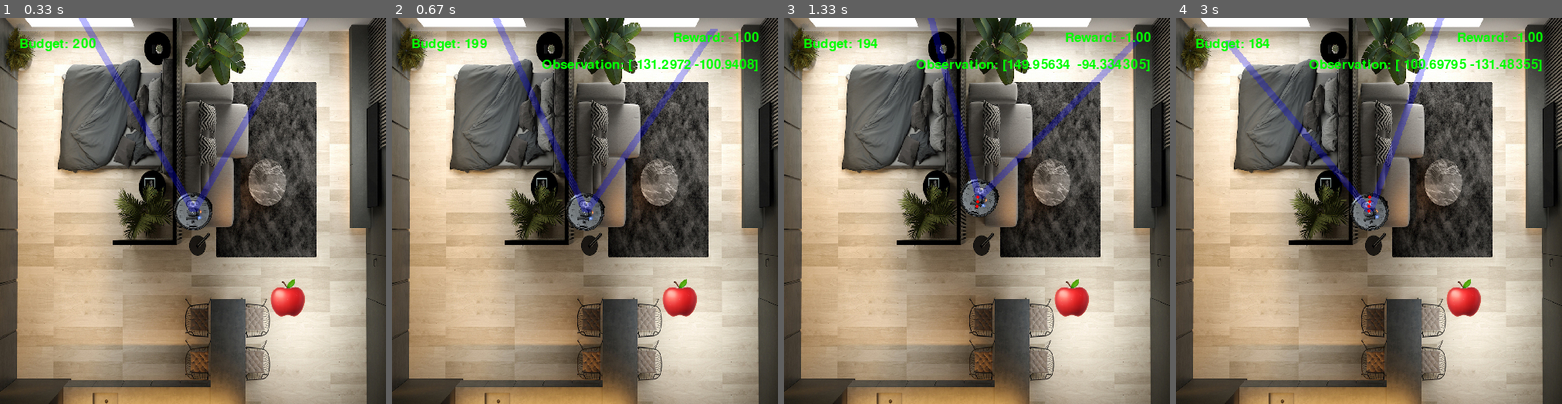
Above: before the commit, frames 1-4 (left to right).
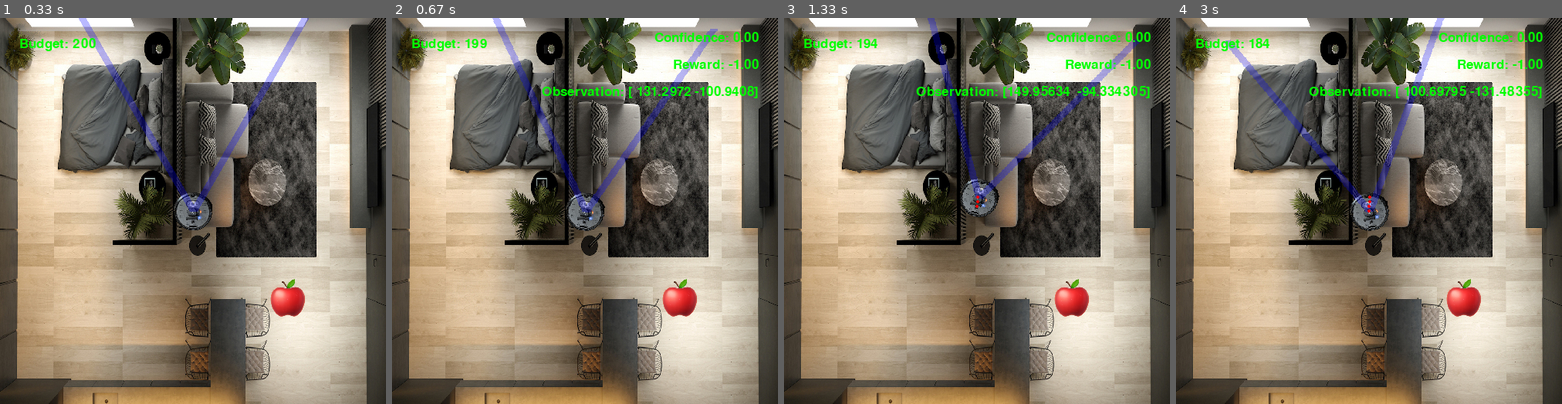
Above: after the commit, the same moments.

Repository: Anwealso/ReLOaD
Game: pygame game, started from reload/simplesim/env_gym.py
Two runs of this game, one before a commit and one after it. Both use one fixed random seed, a clock stepped at 60 frames per second and the inputs below.
Inputs:
- Up to frame 1 (0.33 s): no input
- Up to frame 2 (0.67 s): hold Right from 0.33 s (still down)
- Up to frame 3 (1.33 s): release Right at 0.8 s; hold Up 0.83-1.13 s; tap Space at 0.9, 1.23 s; hold Right from 1.17 s (still down)
- Up to frame 4 (3 s): release Right at 1.63 s; hold Left 1.67-2.2 s; tap Space at 1.73, 2.3, 2.75 s; hold Down 2.23-2.65 s; hold Left from 2.68 s (still down)

Frame 1 is identical in both runs. In frame 2, 1.7% of the frame differs, in the area x 38-95%, y 3-21%; in frame 3, 1.9%, in the area x 34-95%, y 3-21%; in frame 4, 1.9%.

Commit message:
Crazy entropy based reward function that doesnt quite work

Diff:
--- a/reload/simplesim/env.py
+++ b/reload/simplesim/env.py
@@ -345,7 +345,9 @@
         ) / (self.count + 1)
 
         # Add the current timestep confidences to the comprehensive all timesteps list
-        np.append(self.confidences, self.current_confidences, axis=1)
+        self.confidences = np.append(self.confidences, self.current_confidences, axis=1)
+        # print(f"############# DETECTING TARGETS: self.confidences={self.current_confidences}")
+        # print(f"############# DETECTING TARGETS: self.confidences={self.confidences}")
 
     def set_scoreboard(self, scoreboard_items):
         self.scoreboard_items = scoreboard_items
--- a/reload/simplesim/env_gym.py
+++ b/reload/simplesim/env_gym.py
@@ -1,5 +1,6 @@
 # Library Imports
 from env import SimpleSim
+
 # from env import SimpleSim
 import math
 import numpy as np
@@ -9,17 +10,18 @@
 
 
 class SimpleSimGym(gym.Env):
-
     metadata = {"render_modes": ["human", "rgb_array"], "render_fps": 30}
 
-    def __init__(self, starting_budget=2000, num_targets=8, player_fov=60, render_mode=None):
+    def __init__(
+        self, starting_budget=2000, num_targets=8, player_fov=60, render_mode=None
+    ):
         """
         Description,
             Initializes the openai-gym environment with it's features.
         """
 
         self.step_cost = 1
-        self.action_cost = 0 # was 1
+        self.action_cost = 0  # was 1
         self.goal_reached_cutoff = 0.9
 
         # Init. Renders
@@ -28,7 +30,11 @@
 
         # Internal State:
         self.game = SimpleSim(
-            starting_budget, num_targets, player_fov, render_mode=render_mode, render_fps=self.metadata["render_fps"]
+            starting_budget,
+            num_targets,
+            player_fov,
+            render_mode=render_mode,
+            render_fps=self.metadata["render_fps"],
         )
 
         # Actions: 0, 1, 2, 3 for do nothing, R, F, L
@@ -49,29 +55,30 @@
                 #     np.array([359]).astype(np.float32),
                 # ), # agent angle
                 "targets": spaces.Box(
-                    low=-self.game.window_size, high=self.game.window_size, shape=(2, num_targets), dtype=np.float32
-                ), # target relative positions (x,y)
+                    low=-self.game.window_size,
+                    high=self.game.window_size,
+                    shape=(2, num_targets),
+                    dtype=np.float32,
+                ),  # target relative positions (x,y)
                 # "current_conf": spaces.Box(
                 #     low=0, high=1, shape=(num_targets, 1), dtype=np.float32
                 # ), # confidences on each object
             }
         )
-        self.observation_space = spaces.utils.flatten_space(self.observation_space_unflattened)
-
-
-        """
-        If human-rendering is used, `self.window` will be a reference
-        to the window that we draw to. `self.clock` will be a clock that is used
-        to ensure that the environment is rendered at the correct framerate in
-        human-mode. They will remain `None` until human-mode is used for the
-        first time.
-        """
+        self.observation_space = spaces.utils.flatten_space(
+            self.observation_space_unflattened
+        )
+
+        self.entropy = np.zeros((self.game.num_targets, 1), dtype=np.float32)
+
         self.window = None
         self.clock = None
 
     def _get_obs(self):
         # Target relative positions (dx,dy)
-        target_rel_positions = np.zeros(shape=(2, len(self.game.targets)), dtype=np.float32)
+        target_rel_positions = np.zeros(
+            shape=(2, len(self.game.targets)), dtype=np.float32
+        )
         for i, target in enumerate(self.game.targets):
             target_x_cart = target.x
             target_y_cart = self.game.window_size - target.y
@@ -80,7 +87,7 @@
 
             dx = target_x_cart - robot_x_cart
             dy = target_y_cart - robot_y_cart
-            (dx, dy) = self.world_to_body_frame(dx, dy) # convert to body frame
+            (dx, dy) = self.world_to_body_frame(dx, dy)  # convert to body frame
             target_rel_positions[0][i] = dx
             target_rel_positions[1][i] = dy
 
@@ -92,7 +99,9 @@
         # conf = self.game.current_confidences
 
         # observation =  spaces.utils.flatten(self.observation_space_unflattened, {"agent": agent, "targets": target_rel_positions})
-        observation =  spaces.utils.flatten(self.observation_space_unflattened, {"targets": target_rel_positions})
+        observation = spaces.utils.flatten(
+            self.observation_space_unflattened, {"targets": target_rel_positions}
+        )
         return observation
 
     def _get_reward(self, action):
@@ -108,7 +117,7 @@
         moving && !goal < !moving && !goal < !moving && goal < !moving && goal
 
         But to improve trining exploraiton we want:
-        !moving && !goal < moving && !goal < !moving && goal < !moving && goal
+        !moving && !goal <= moving && !goal < !moving && goal < !moving && goal
         """
         reward = 0
 
@@ -120,17 +129,127 @@
         # if action != 0:
         #     reward -= self.action_cost
 
-        # Apply reward if goal reached
-        closeness = self.get_closeness(self.game.robot, self.game.targets[0])
-        if closeness > self.goal_reached_cutoff:
-            # Give less reward if we moved
-            if action != 0:
-                reward += self.get_goal_reward() / 2
-            else:
-                # reward += 1000
-                reward += self.get_goal_reward()
+        # # Apply reward if goal reached
+        # closeness = self.get_closeness(self.game.robot, self.game.targets[0])
+        # if closeness > self.goal_reached_cutoff:
+        #     # Give less reward if we moved
+        #     if action != 0:
+        #         reward += self.get_goal_reward() / 2
+        #     else:
+        #         # reward += 1000
+        #         reward += self.get_goal_reward() * self.game.current_confidences[0][0]
+
+        # Apply reward based on confidence
+        reward += self.get_entropy_reward()
 
         return reward
+
+    def get_entropy_reward(self):
+        """
+        An entropy / information gain based reward feedback for the agent.
+        Essentially we want to implement an exploit vs explore (epsilon greedy
+        type) tradeoff into the reward mechanism by giving the the agent:
+        - High reward for looking at an object that it has surveyed relativel
+          little
+        - But then decreasing that reward over time as the agent observes the
+          object more and more.
+
+        Each object in view will have a relevant reward calculated for it,
+        based upon its information gain.
+
+        The total reward will then be a sum of the reward of each object in
+        view (objects out of view contribute zero reward).
+
+        TODO: Convert this to numpy matrix operations so its not so slow
+        """
+        entropy_reward = 0
+
+        # Get the entropy of an object's identification
+        # entropy = expected value of the suprise
+        #         = the sum of the confidences across all observation events (i.e. times we can see the obj)
+        # (num_targets, num_timesteps) = np.shape(self.game.confidences)
+
+        # for target_index in num_targets:
+
+        #     for timestep_index in num_timesteps:
+        #         id_prob = self.game.confidences[target_index][timestep_index]
+        #         target_entropy += id_prob * math.log(id_prob)
+        print(f"self.game.confidences: {self.game.confidences}")
+
+        # Num observations:
+        num_observations = np.count_nonzero(self.game.confidences, axis=1)
+        print(f"num_observations: {num_observations}")
+
+        # Get the experimental probability of each event:
+        occurrence_prob = self.game.confidences
+        # occurrence_prob = np.divide(self.game.confidences, num_observations)
+        # print(f"probability: {occurrence_prob}")
+
+        reciprocal_positive = np.reciprocal(
+            self.game.confidences, where=(self.game.confidences > 0)
+        )
+        print(f"reciprocal_positive: {reciprocal_positive}")
+        suprises_positive = np.log2(
+            reciprocal_positive,
+            where=(self.game.confidences > 0),
+        )
+
+        conjugate_negative = 1 - self.game.confidences
+        # print(f"conjugate_negative: {conjugate_negative}")
+        reciprocal_negative = np.reciprocal(
+            conjugate_negative
+        )
+        # print(f"reciprocal_negative: {reciprocal_negative}")
+        suprises_negative = np.log2(
+            reciprocal_negative,
+            where=(reciprocal_negative > 0),
+        )
+        print(f"suprises_positive: {suprises_positive}")
+        print(f"suprises_negative: {suprises_negative}")
+
+        entropy_positive = np.multiply(occurrence_prob, suprises_positive)
+        entropy_negative = np.multiply(1 - occurrence_prob, suprises_negative)
+        # print(f"entropy_positive: {entropy_positive}")
+        # print(f"entropy_negative: {entropy_negative}")
+
+        # new_entropy = np.divide(
+        #     np.sum(
+        #         entropy_positive + entropy_negative,
+        #         axis=1,
+        #     ),
+        #     num_observations,
+        #     where=(num_observations > 0)
+        # )
+        new_entropy = np.sum(
+            entropy_positive + entropy_negative,
+            axis=1,
+        )
+        # So far we have used zeros as the placeholder values for cases where
+        # the argets arenot observed / are out of sight / no observations have
+        # occurred so far. However we now need ot correct the entropy for these
+        # cases where no data has been gathered on the target so far.
+        # For those targets with entropy of zero (no results collected case),
+        # instead we will set their entropy to be 1 - since really in this
+        # no-knowledge case the system should have maximum entropy
+        new_entropy[new_entropy == 0] = 1
+        # print(f"prev_entropy: {self.entropy}")
+        print(f"new_entropy: {new_entropy}")
+
+        entropy_reward = 0
+        for i, target in enumerate(self.game.targets):
+            if self.game.robot.can_see(target):
+                if self.entropy[i] == 0:
+                    self.entropy[i] = 1
+
+                # Reward = the gain in entropy
+                entropy_reward += self.entropy[i] - new_entropy[i]
+
+        print(f"entropy_reward: {entropy_reward}")
+        print("\n\n")
+
+        self.entropy = new_entropy
+
+        return entropy_reward
 
     def get_goal_reward(self):
         """
@@ -149,7 +268,9 @@
 
         # Goal reward must compensate the agent for the cost to get to the goal
         # plus the step costs across the whole episode.
-        total_goal_reward = self.min_cost_to_goal() + (self.game.starting_budget*self.step_cost)
+        total_goal_reward = self.min_cost_to_goal() + (
+            self.game.starting_budget * self.step_cost
+        )
         # print(f"total_goal_reward: {total_goal_reward}")
 
         # The amount of the reward to give the agent for each step
@@ -159,48 +280,51 @@
 
         return step_goal_reward
 
-    def print_goal_reward(self):
-        """
-        Gets the reward to give to the agent for each step that it remains in
-        the goal area.
-
-        Essentially the best path is if the agent expends min_cost_to_goal cost
-        to get to the coal and then stays within the goal area for the rest of
-        the episode.
-        """
-        # Get the (optimal possible) number of steps that can be spent at the goal
-        steps_at_goal = self.game.starting_budget - self.min_steps_to_goal()
-        print("")
-        print(f"steps_at_goal: {steps_at_goal}")
-
-        # Goal reward must compensate the agent for the cost to get to the goal
-        # plus the step costs across the whole episode.
-        total_goal_reward = self.min_cost_to_goal() + (self.game.starting_budget*self.step_cost)
-        print(f"total_goal_reward: {total_goal_reward}")
-
-        # The amount of the reward to give the agent for each step
-        step_goal_reward = total_goal_reward / steps_at_goal
-        print(f"step_goal_reward: {step_goal_reward}")
-        print("")
-
-        return step_goal_reward
+    # def print_goal_reward(self):
+    #     """
+    #     Gets the reward to give to the agent for each step that it remains in
+    #     the goal area.
+
+    #     Essentially the best path is if the agent expends min_cost_to_goal cost
+    #     to get to the coal and then stays within the goal area for the rest of
+    #     the episode.
+    #     """
+    #     # Get the (optimal possible) number of steps that can be spent at the goal
+    #     steps_at_goal = self.game.starting_budget - self.min_steps_to_goal()
+    #     print("")
+    #     print(f"steps_at_goal: {steps_at_goal}")
+
+    #     # Goal reward must compensate the agent for the cost to get to the goal
+    #     # plus the step costs across the whole episode.
+    #     total_goal_reward = self.min_cost_to_goal() + (self.game.starting_budget*self.step_cost)
+    #     print(f"total_goal_reward: {total_goal_reward}")
+
+    #     # The amount of the reward to give the agent for each step
+    #     step_goal_reward = total_goal_reward / steps_at_goal
+    #     print(f"step_goal_reward: {step_goal_reward}")
+    #     print("")
+
+    #     return step_goal_reward
 
     def get_closeness(self, robot, target):
         """
         Gets the closeness of a target to the robot
         """
-        dS = math.sqrt((target.x - robot.x)**2 + (target.y - robot.y)**2)
-        farness = abs(dS) / math.sqrt(self.game.window_size**2 + self.game.window_size**2) # dS as a fraction of max (scaled from 0 to 1)
-        closeness = 1 - farness # closeness = opposite of farness (scales from 1 to 0)
+        dS = math.sqrt((target.x - robot.x) ** 2 + (target.y - robot.y) ** 2)
+        farness = abs(dS) / math.sqrt(
+            self.game.window_size**2 + self.game.window_size**2
+        )  # dS as a fraction of max (scaled from 0 to 1)
+        closeness = 1 - farness  # closeness = opposite of farness (scales from 1 to 0)
         return closeness
 
-
     def min_steps_to_goal(self):
         """
         Gets the cost of the shortest path to the goal
         """
-        min_farness = 1-self.goal_reached_cutoff
-        buffer_distance = min_farness * math.sqrt(self.game.window_size**2 + self.game.window_size**2)
+        min_farness = 1 - self.goal_reached_cutoff
+        buffer_distance = min_farness * math.sqrt(
+            self.game.window_size**2 + self.game.window_size**2
+        )
 
         # Get cartesian coord distances
         target_x_cart = self.game.targets[0].x
@@ -208,22 +332,30 @@
         robot_starting_x_cart = self.game.robot.starting_x
         robot_starting_y_cart = self.game.window_size - self.game.robot.starting_y
 
-        dy = target_y_cart-robot_starting_y_cart
-        dx = target_x_cart-robot_starting_x_cart
-        dS = math.sqrt((dx)**2 + (dy)**2)
+        dy = target_y_cart - robot_starting_y_cart
+        dx = target_x_cart - robot_starting_x_cart
+        dS = math.sqrt((dx) ** 2 + (dy) ** 2)
         min_dist = dS - buffer_distance
         num_move_actions = math.floor(min_dist / self.game.robot.move_rate)
 
         target_angle = math.degrees(math.atan2(dy, dx))
-        target_angle = 360+target_angle if target_angle<0 else target_angle # correct for ambiguous case
+        target_angle = (
+            360 + target_angle if target_angle < 0 else target_angle
+        )  # correct for ambiguous case
         dtheta = abs(self.game.robot.starting_angle - target_angle)
-        dtheta = dtheta-180 if dtheta>180 else dtheta # correct since we can go clockwise or anti-clockwise
+        dtheta = (
+            dtheta - 180 if dtheta > 180 else dtheta
+        )  # correct since we can go clockwise or anti-clockwise
         # print(f"dtheta1: {dtheta}\r")
         # dtheta = 180-dtheta if dtheta>90 else dtheta # correct since we can also reverse into the target
         # print(f"dtheta2: {dtheta}")
-        num_turn_actions = math.floor(dtheta / self.game.robot.turn_rate) # each turn action is 5deg
-
-        if num_move_actions < 1: # we start inside the object, any movement will cause us to reach goal
+        num_turn_actions = math.floor(
+            dtheta / self.game.robot.turn_rate
+        )  # each turn action is 5deg
+
+        if (
+            num_move_actions < 1
+        ):  # we start inside the object, any movement will cause us to reach goal
             total_num_actions = 1
         else:
             total_num_actions = num_turn_actions + num_move_actions
@@ -240,11 +372,15 @@
         """
         Rotates (no translation) a relative distance vector from world frame into body frame
         """
-        v = np.array([[x],[y]])
+        v = np.array([[x], [y]])
 
         d_theta = -(self.game.robot.angle - 90)
-        rotation_matrix = np.array([[math.cos(math.radians(d_theta)), -math.sin(math.radians(d_theta))],
-                                    [math.sin(math.radians(d_theta)), math.cos(math.radians(d_theta))]])
+        rotation_matrix = np.array(
+            [
+                [math.cos(math.radians(d_theta)), -math.sin(math.radians(d_theta))],
+                [math.sin(math.radians(d_theta)), math.cos(math.radians(d_theta))],
+            ]
+        )
 
         v_prime = np.matmul(rotation_matrix, v)
         x_prime, y_prime = v_prime
@@ -265,22 +401,27 @@
             ([np.bool: ENV]). Terminal condition.
         """
 
-
-        if action is not None: # First step without action, called from reset()
+        if action is not None:  # First step without action, called from reset()
             # Step the game
             self.game.step(action)
 
-            # Show info on scoreboard
-            self.game.set_scoreboard({"Reward": format(self._get_reward(action), ".2f"), "Observation": self._get_obs()})
-
             reward = 0
-            terminated = False # if we reached the goal
-            truncated = False # if the episode was cut off by timeout
+            terminated = False  # if we reached the goal
+            truncated = False  # if the episode was cut off by timeout
             info = {}
 
             # Return reward
             # Mid-episode case
             reward = self._get_reward(action)
+
+            # Show info on scoreboard
+            self.game.set_scoreboard(
+                {
+                    "Confidence": format(self.game.current_confidences[0][0], ".2f"),
+                    "Reward": format(reward, ".2f"),
+                    "Observation": self._get_obs(),
+                }
+            )
 
             if self.game.gameover:
                 # End of episode case
@@ -291,7 +432,6 @@
             # elif reward > 0:
             #     terminated = True
 
-
         # return spaces.utils.flatten(self.observation_space, self._get_obs()), reward, terminated, truncated, info
         return self._get_obs(), reward, terminated, truncated, info
 
@@ -305,7 +445,7 @@
         """
         self.game.reset()
 
-        info = {} # no extra info at this stage
+        info = {}  # no extra info at this stage
         return self._get_obs(), info
 
     def render(self):
@@ -326,10 +466,12 @@
     # -------------------------------- Environment ------------------------------- #
 
     # Instantiate two environments: one for training and one for evaluation.
-    env = SimpleSimGym(starting_budget=STARTING_BUDGET,
-                       num_targets=NUM_TARGETS,
-                       player_fov=PLAYER_FOV,
-                       render_mode="human")
+    env = SimpleSimGym(
+        starting_budget=STARTING_BUDGET,
+        num_targets=NUM_TARGETS,
+        player_fov=PLAYER_FOV,
+        render_mode="human",
+    )
 
     # View Env Specs
     # utils.show_env_summary(py_env)
@@ -353,7 +495,7 @@
         j = 0
 
         # DEBUG
-        print(f"min_cost_to_goal: {env.min_cost_to_goal()}")
+        # print(f"min_cost_to_goal: {env.min_cost_to_goal()}")
 
         while not (terminated or truncated):
             time.sleep(0.05)
@@ -366,15 +508,13 @@
             # print(f"Reward: {format(reward, '.2f')}, Observation: {observation}\n")
 
             if reward > -env.step_cost and found == False:
-                print(f"Real Cost to Reach Goal: {j * env.action_cost}")
-                print(f"Real Actions to Reach Goal: {j}")
-
-                env.print_goal_reward()
+                # print(f"Real Cost to Reach Goal: {j * env.action_cost}")
+                # print(f"Real Actions to Reach Goal: {j}")
+
+                # env.print_goal_reward()
                 found = True
 
-
             ep_reward += reward
-
 
             if terminated or truncated:
                 observation, info = env.reset()
Not shown, changed: reload/simplesim/simplesim_nav_nonholo.ipynb
